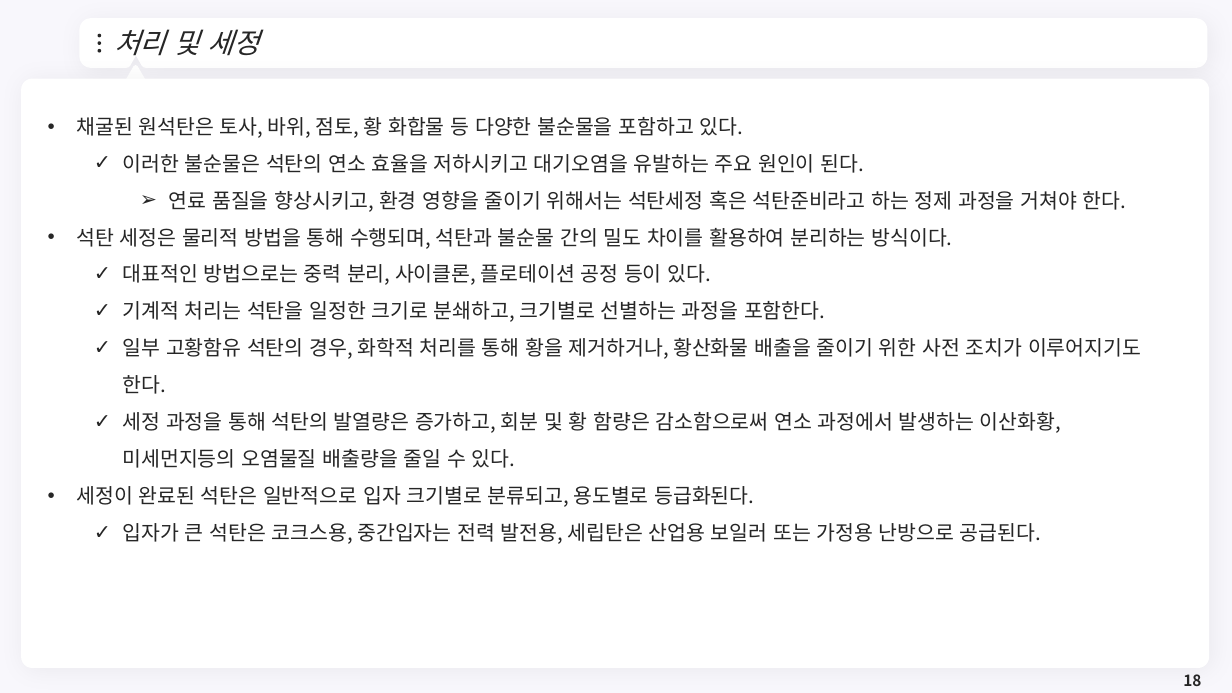
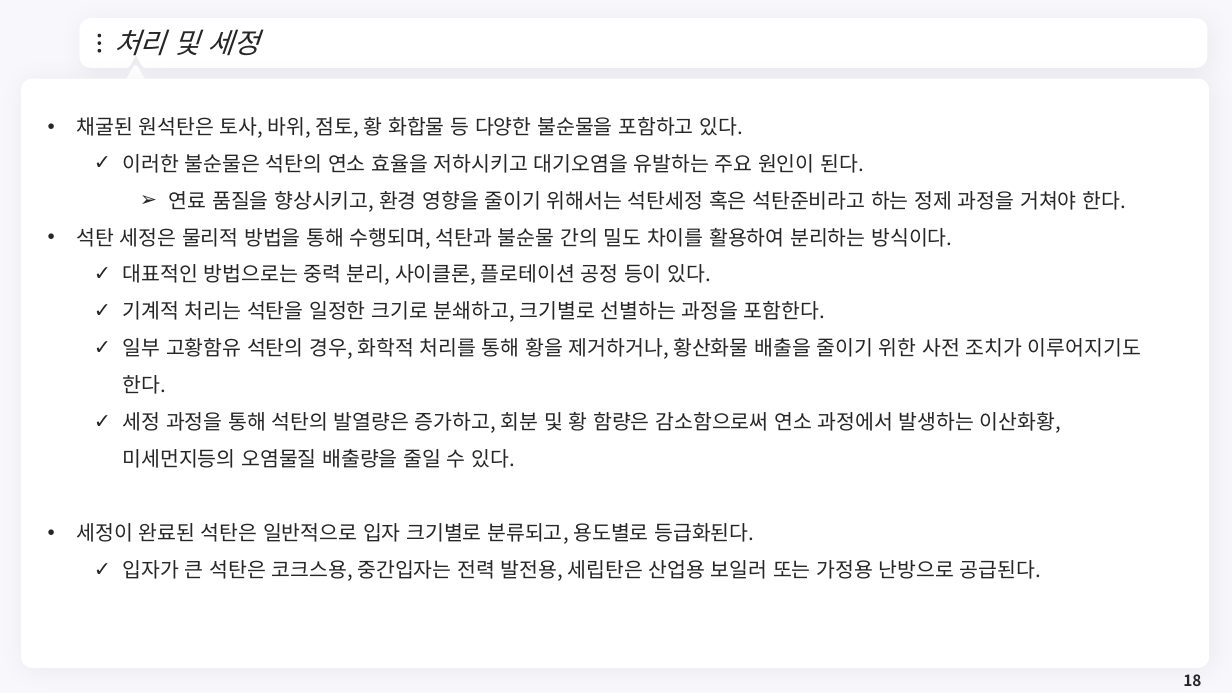
Before and after one commit to meandthey/Teaching, a slide deck: slide 18 of 에너지경제학/자원에너지경제학_Chapter_5 (석탄).pptx. Drawn at 1232x693 pixels with LibreOffice and Linux fonts; fonts in the diff are those of the drawing; background and template pictures are left out. Boxes give left, top, right and bottom in pixels: in the first picture for what was removed or moved away, otherwise in the second. Text is boxed around its words. In the diff, an @@ line names an element or a change of style, - is before the commit and + after.

```diff
--- a/에너지경제학/자원에너지경제학_Chapter_5 (석탄).pptx
+++ b/에너지경제학/자원에너지경제학_Chapter_5 (석탄).pptx
@@ text "채굴된 원석탄은 토사, 바위, 점토, ..." rewrapped from box(76, 117, 1141, 544) to box(76, 117, 1141, 581) @@
```
Also in this commit, not shown: 1 other file.
